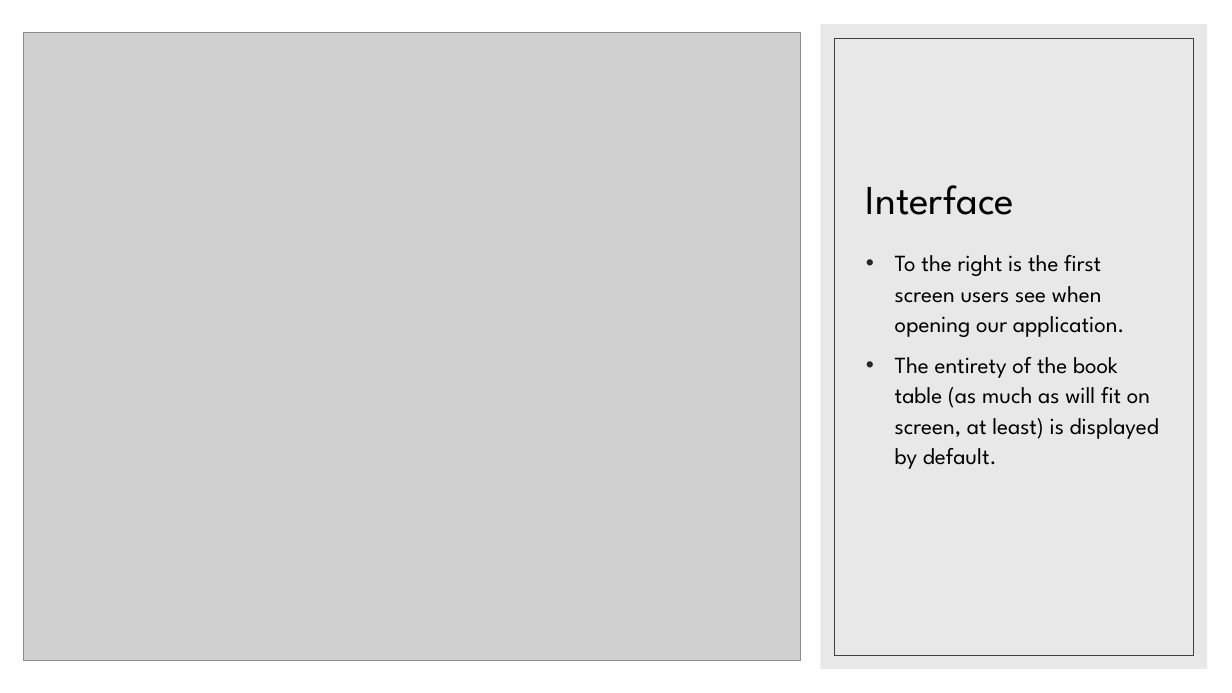
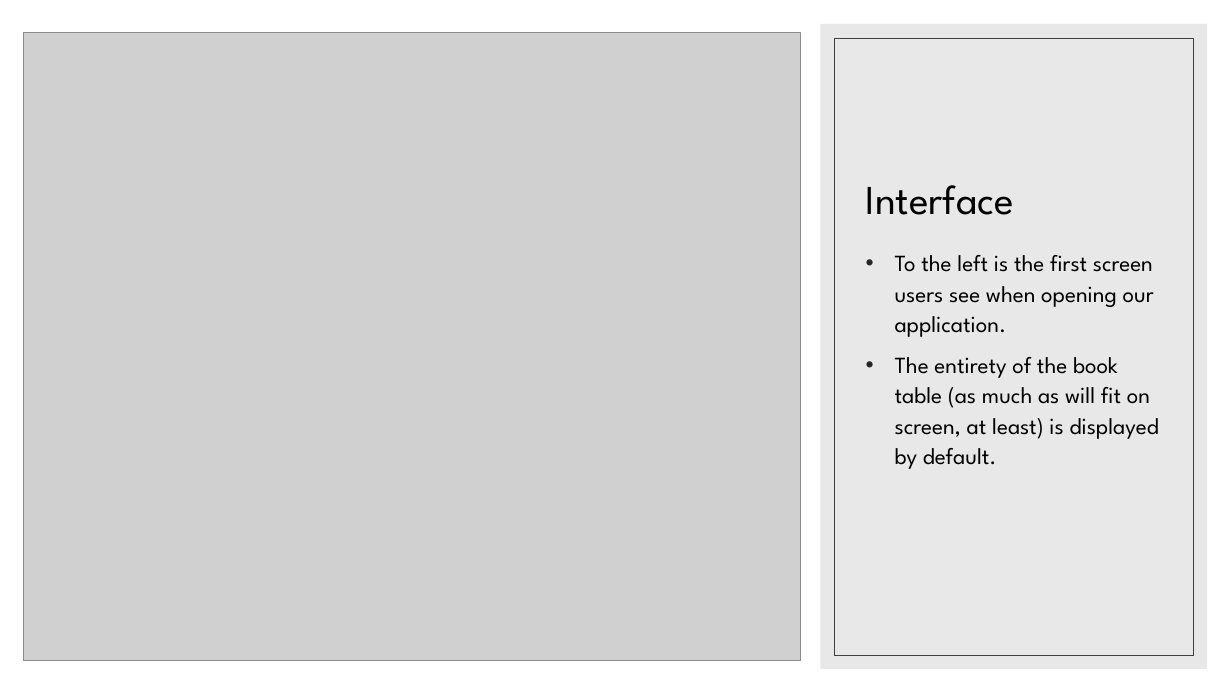
Before and after one commit to COMP-6120/FinalProject, a slide deck: slide 13 of Presentation.pptx. Drawn at 1232x693 pixels with LibreOffice and Linux fonts; fonts in the diff are those of the drawing; grey boxes stand for pictures. Boxes give left, top, right and bottom in pixels: in the first picture for what was removed or moved away, otherwise in the second. Text is boxed around its words. In the diff, an @@ line names an element or a change of style, - is before the commit and + after.

Commit message:
fixed a few typos on Presentation

```diff
--- a/Presentation.pptx
+++ b/Presentation.pptx
@@ text at <box>895,255,1154,337</box>: text changed @@
-• To the right is the first screen users see when opening our application.
+• To the left is the first screen users see when opening our application.
```
Also in this commit, not shown: 5 other slides changed.
